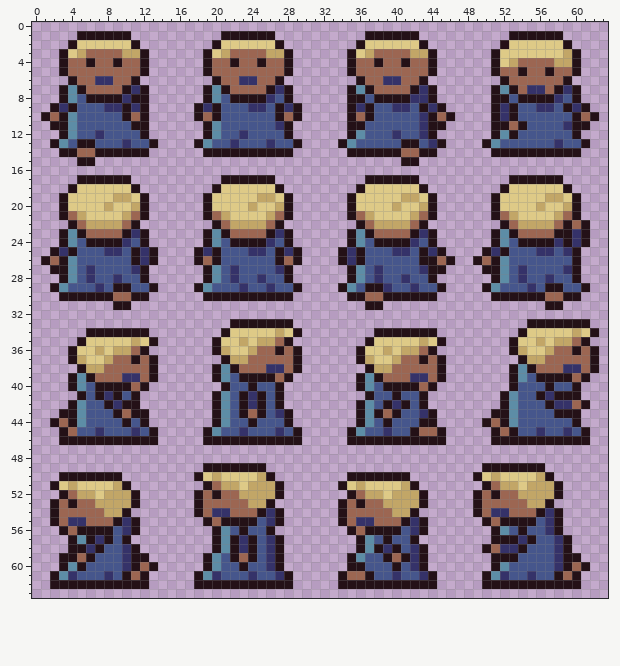
Edited in one commit: pixel-art sprite (zeldalike/player/Iodan.png). Above is the file before it was changed.
The file is 64x64 pixels.
Now the later version:
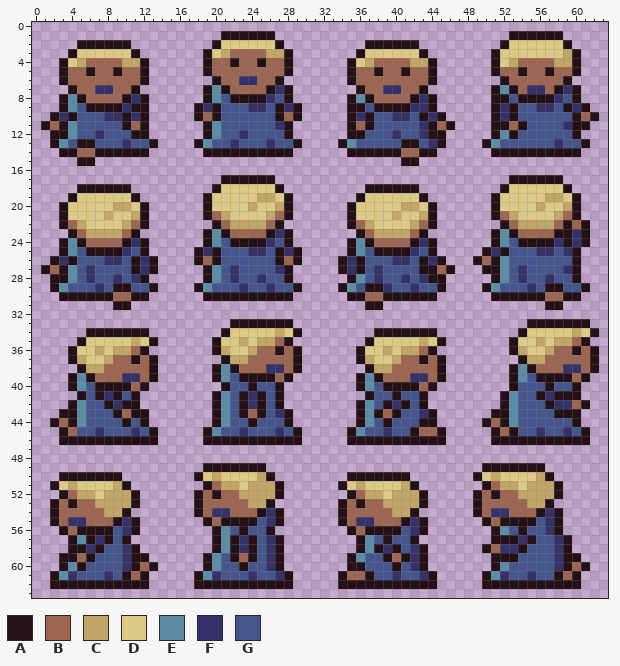
Palette (. is transparent): A #241117  B #9c6652  C #c2a667  D #deca87  E #5d8da6  F #353269  G #46568c
What changed:
There is now colour A in row 6 at x 3, 12, 35 and 44; in row 11 at x 1 and 46; in row 12 at x 2 and 45; in row 22 at x 3, 12, 35 and 44; in row 27 at x 1, 13, 34 and 46; in row 28 at x 2 and 45.
The edit turns colour B into colour A in row 5 at x 6, 9, 38 and 41; in row 10 at x 2 and 45; in row 26 at x 2 and 45.
The edit turns colour C into colour A in row 3 at x 11 and 43.
The edit turns colour D into colour A in row 2 at x 5 to 10 and 37 to 42; in row 3 at x 4 and 36; in row 18 at x 5 to 10 and 37 to 42; in row 19 at x 4, 11, 36 and 43.
The edit turns colour E into colour A in row 7 at x 4 and 36; in row 10 at x 4; in row 12 at x 36; in row 23 at x 4 and 36; in row 26 at x 4; in row 27 at x 36.
The edit turns colour F into colour A in row 7 at x 11 and 43; in row 8 at x 10 and 42; in row 9 at x 3, 8 to 9, 11, 36, 40 to 41 and 44; in row 10 at x 43; in row 23 at x 11 and 43; in row 24 at x 10 and 42.
The edit turns colour F into colour A in row 25 at x 3, 8 to 9, 12, 35, 40 to 41 and 44; in row 27 at x 11 and 43.
The edit turns colour G into colour A in row 8 at x 5 and 37; in row 9 at x 6 to 7 and 38 to 39; in row 11 at x 10 and 37; in row 12 at x 11; in row 24 at x 5 and 37; in row 25 at x 6 to 7 and 38 to 39.
The edit turns colour A into colour B in row 4 at x 6, 9, 38 and 41; in row 6 at x 4, 11, 36 and 43; in row 7 at x 5, 10, 37 and 42; in row 8 at x 6 to 9 and 38 to 41; in row 11 at x 2, 11, 36 and 45; in row 22 at x 4, 11, 36 and 43.
The edit turns colour A into colour B in row 23 at x 5, 10, 37 and 42; in row 24 at x 6 to 9 and 38 to 41; in row 27 at x 2 and 45.
The edit turns colour F into colour B in row 6 at x 7 to 8 and 39 to 40.
The edit turns colour B into colour C in row 4 at x 5, 10 to 11, 37 and 42 to 43; in row 21 at x 11 and 43; in row 22 at x 5, 10, 37 and 42; in row 23 at x 6 to 9 and 38 to 41.
The edit turns colour D into colour C in row 20 at x 9 to 10 and 41 to 42; in row 21 at x 8 and 40.
The edit turns colour B into colour D in row 3 at x 6 to 9 and 38 to 41; in row 4 at x 4 and 36; in row 21 at x 4 and 36.
The edit turns colour C into colour D in row 3 at x 5, 10, 37 and 42; in row 19 at x 9 to 10 and 41 to 42; in row 20 at x 8, 11, 40 and 43; in row 21 at x 5, 10, 37 and 42; in row 22 at x 6 to 9 and 38 to 41.
The edit turns colour A into colour E in row 8 at x 36; in row 9 at x 4; in row 25 at x 4 and 36.
The edit turns colour A into colour F in row 8 at x 11; in row 9 at x 10 and 43; in row 10 at x 3 and 44; in row 26 at x 3 and 44; in row 27 at x 12 and 35.
The edit turns colour B into colour F in row 7 at x 7 to 8 and 39 to 40; in row 10 at x 11 and 36.
The edit turns colour G into colour F in row 9 at x 42; in row 10 at x 8 to 9 and 40 to 41; in row 24 at x 11 and 43; in row 25 at x 10 and 42; in row 26 at x 8 to 9 and 40 to 41; in row 28 at x 11 and 43.
The edit turns colour A into colour G in row 9 at x 37; in row 25 at x 11 and 43.
The author cleared colour A in row 1 at x 5 to 10 and 37 to 42; in row 2 at x 4, 11, 36 and 43; in row 3 at x 3, 12, 35 and 44; in row 7 at x 3, 12, 35 and 44; in row 9 at x 2 and 45; in row 10 at x 1 and 46.
The author cleared colour A in row 17 at x 5 to 10 and 37 to 42; in row 18 at x 4, 11, 36 and 43; in row 19 at x 3, 12, 35 and 44; in row 23 at x 3, 12, 35 and 44; in row 25 at x 2, 13, 34 and 45; in row 26 at x 1 and 46.
